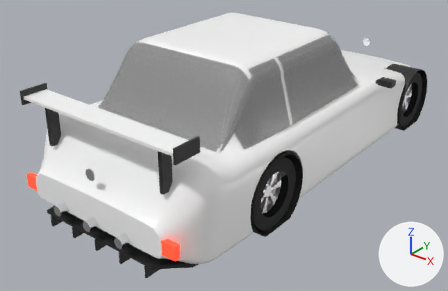
The glTF model public/models/cars/hakone_type_r.glb: old version first, new version second.
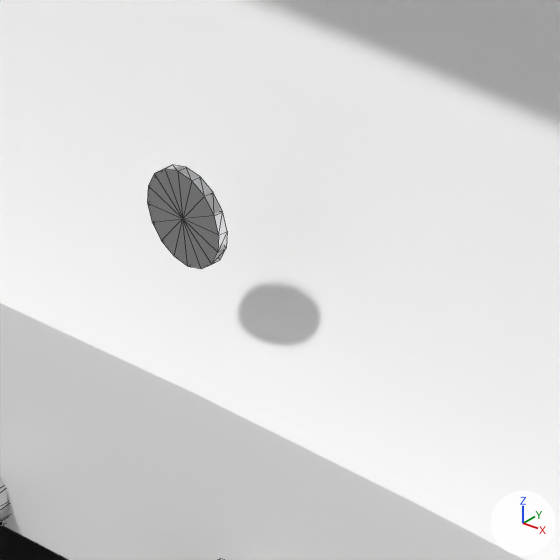
The first picture shows the older version from a 50 mm lens placed at (3.4, -5.14, 2.97), pointed at (-0.16, -0.7, 0.21). The close-ups show the older and then the newer version on the part from 15% to 30% of the width and 51% to 74% of the height of that picture. Only the edits that show in the close-ups are written down. Lighting does not change. The marker at lower right points along +X, +Y and +Z. The close-ups show mesh edges as thin lines. Where no turn or scale is listed for an object, it has been applied to the vertices. Vertices at exactly the same position are counted once.

Names of what the first close-up shows: 'Body', 'Chrome', 'Trim'.
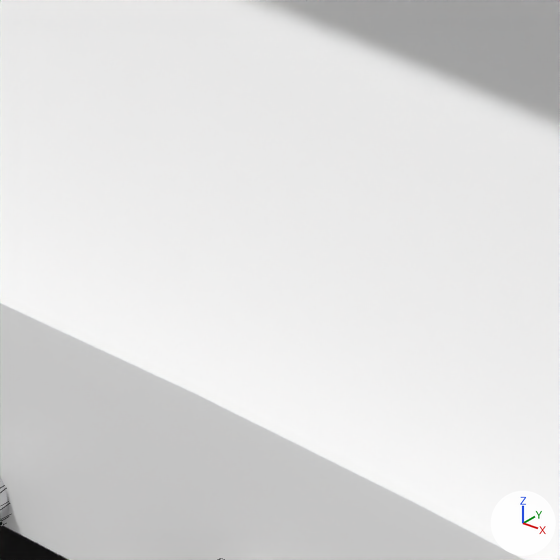
Pixel boxes (x1, y1, x2, y2) of what changed, in the close-ups (560 x 560 px; the box of a moved part takes in the faces that stretch with it):
'Chrome', reshaped: before (0, 165, 227, 526); after (0, 477, 9, 526)
part 1 of me_exhaust_0, moved or reshaped (not visible afterwards): before (147, 165, 227, 269)

The edits, one by one:
me_exhaust_0 is used by ob_chrome; location (-0.362, -2.566, 0.28).
me_exhaust_0 had 170 vertices, 320 faces and spanned x -0.05..0.77, y -0.05..4.59, z -0.05..0.47.
me_exhaust_0 now has 170 vertices, 320 faces and spans x -0.05..0.77, y -0.05..4.59, z -0.05..0.21.
me_exhaust_0 part 1: the loose piece of 34 vertices spanning x 0.31..0.41, y 0.03..0.04, z 0.37..0.47 is moved by (0.0, 0.0, -0.27).
Other edits to the shape of me_exhaust_0 do not show in these pictures.
